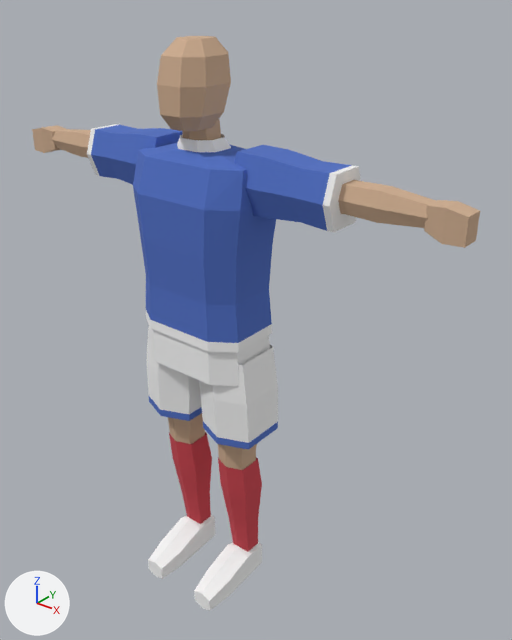
An edit to the Blender file tools/blender/we_definitivo.blend, drawn before and after from the same camera.
One viewpoint serves both versions: a 50 mm camera at (1.361, -1.429, 1.954) aimed at (0.11, 0.136, 0.984). The lights are fixed; the arrows at lower left show +X, +Y and +Z. The older version comes first.

Script lines for the objects in view, before the commit:
```python
mat_botines = principled_material('botines')
mat_botines.base_color = (0.95, 0.95, 0.95)  # white #f9f9f9
mat_botines.roughness = 1.0
me_we_definitivo = bpy.data.meshes.new('WE_Definitivo')
me_we_definitivo.from_pydata(...)  # 444 vertices, 353 faces; spans x -0.79..0.79, y -0.17..0.17, z 0.0..1.81
me_we_definitivo.materials.append(mat_camiseta)  # blue #506fc4
me_we_definitivo.materials.append(mat_manga)  # blue #506fc4
me_we_definitivo.materials.append(mat_ribete_camiseta)  # white #f6f6f6
me_we_definitivo.materials.append(mat_short)  # white #f6f6f6
me_we_definitivo.materials.append(mat_ribete_short)  # blue #506fc4
me_we_definitivo.materials.append(mat_medias)  # red #ce4550
me_we_definitivo.materials.append(mat_piel)  # beige #cead90
me_we_definitivo.materials.append(mat_botines)  # white #f9f9f9
me_we_definitivo.materials.append(mat_manos)  # beige #cead90
ob_we_definitivo = bpy.data.objects.new('WE_Definitivo', me_we_definitivo)
ob_we_definitivo.location = (0.0, 0.0, 0.0)
```
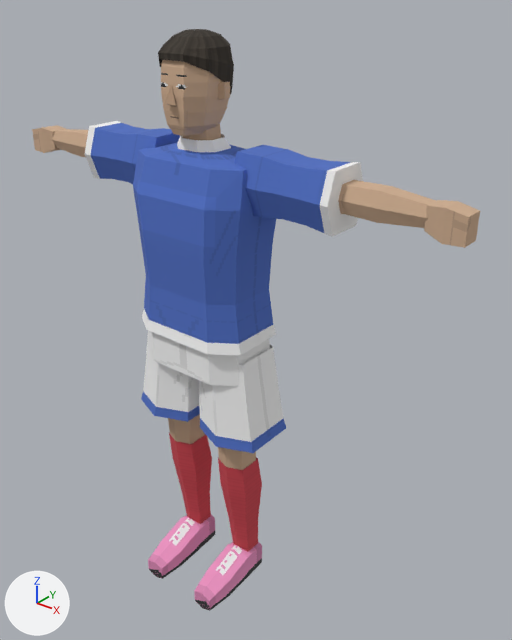
Pixel boxes (x1, y1, x2, y2) of what changed, in the pictures (512 x 640 px; the box of a moved part takes in the faces that stretch with it):
'WE_Definitivo', surface changed, reshaped
    before: (32, 36, 480, 611)
    after: (32, 60, 480, 611)
'WE_Pelo_corto', added
    after: (158, 29, 234, 94)
part 1 of me_we_definitivo, rebuilt
    before: (157, 36, 231, 131)
    after: (161, 60, 231, 136)
part 2 of me_we_definitivo, moved or reshaped
    before: (146, 310, 278, 462)
    after: (141, 309, 286, 462)
part 3 of me_we_definitivo, built on
    before: (87, 124, 361, 232)
    after: (85, 121, 363, 237)
part 4 of me_we_definitivo, added
    after: (165, 82, 230, 106)

Edits to the bpy script that builds the scene:
```text
Add img_we_definitivo_detalle_png:
    img_we_definitivo_detalle_png = load_image('we_definitivo_detalle.png', '../../assets/models/players/we_definitivo_detalle.png', 256, 256, 'Non-Color')
Change mat_botines:
    remove # nodes: BsdfPrincipled, OutputMaterial
    remove # colours: white #f9f9f9
    nodes: BsdfPrincipled, CombineColor x2, Math, Mix x2, OutputMaterial, SeparateColor, TexImage
    colours: pink #ed95c4
    uses the picture img_we_definitivo_detalle_png
Add mat_pelo:
    mat_pelo = bpy.data.materials.new('pelo')
    # colours: brown #3f3830
    # uses the picture img_we_definitivo_detalle_png
Change me_we_definitivo:
    used by ob_we_definitivo; location = (0.0, 0.0, 0.0)
    remove me_we_definitivo.from_pydata(...)  # 444 vertices, 353 faces; spans x -0.79..0.79, y -0.17..0.17, z 0.0..1.81
    add me_we_definitivo.from_pydata(...)  # 508 vertices, 410 faces; spans x -0.79..0.79, y -0.17..0.17, z 0.0..1.82
    me_we_definitivo part 1: the loose piece of 40 vertices spanning x -0.08..0.08, y -0.09..0.11, z 1.59..1.81 is rebuilt with 72 vertices and now spans x -0.08..0.08, y -0.07..0.11, z 1.57..1.82
    me_we_definitivo part 2
    12 vertices in x -0.17..0.17, y -0.03..0.1, z 0.68 move by (0.0, 0.0, 0.01)
    4 vertices in x -0.13..0.13, y -0.08..-0.04, z 0.67 move by (0.0, -0.01, 0.01)
    4 vertices in x -0.13..0.13, y 0.11..0.15, z 0.67 move by (0.0, 0.01, 0.01)
    24 vertices move from x -0.22..0.22, y -0.1..0.16, z 0.64..0.98 to x -0.25..0.25, y -0.11..0.17, z 0.64..0.97
    me_we_definitivo part 3
    12 vertices are removed from x -0.46..0.46, y -0.01..0.14, z 1.38..1.52
    14 faces are deleted
    3 vertices in x 0.35, y -0.01..0.14, z 1.38..1.45 move by (-0.05, 0.0, 0.0)
    3 vertices in x 0.44, y -0.01..0.14, z 1.38..1.45 move by (-0.07, 0.0, 0.0)
    3 vertices in x -0.35, y -0.01..0.14, z 1.38..1.45 move by (0.05, 0.0, 0.0)
    3 vertices in x -0.44, y -0.01..0.14, z 1.38..1.45 move by (0.07, 0.0, 0.0)
    12 vertices move from x -0.44..0.44, y 0.02..0.12, z 1.38..1.52 to x -0.37..0.37, y 0.01..0.12, z 1.38..1.53
    24 vertices are added at x -0.46..0.46, y -0.02..0.15, z 1.37..1.53
    12 new faces join them, mat_manga
    14 new faces join them, mat_ribete_camiseta
    me_we_definitivo part 4
    20 vertices are added at x -0.1..0.1, y -0.1..0.04, z 1.65..1.71
    13 new faces join them, mat_piel
Add me_we_pelo_corto:
    me_we_pelo_corto.from_pydata(...)  # 40 vertices, 33 faces; spans x -0.089..0.089, y -0.074..0.121, z 1.661..1.828
    me_we_pelo_corto.materials.append(mat_pelo)
Add ob_we_pelo_corto:
    ob_we_pelo_corto = bpy.data.objects.new('WE_Pelo_corto', me_we_pelo_corto)
    ob_we_pelo_corto.location = (0.0, 0.0, 0.0)
```
